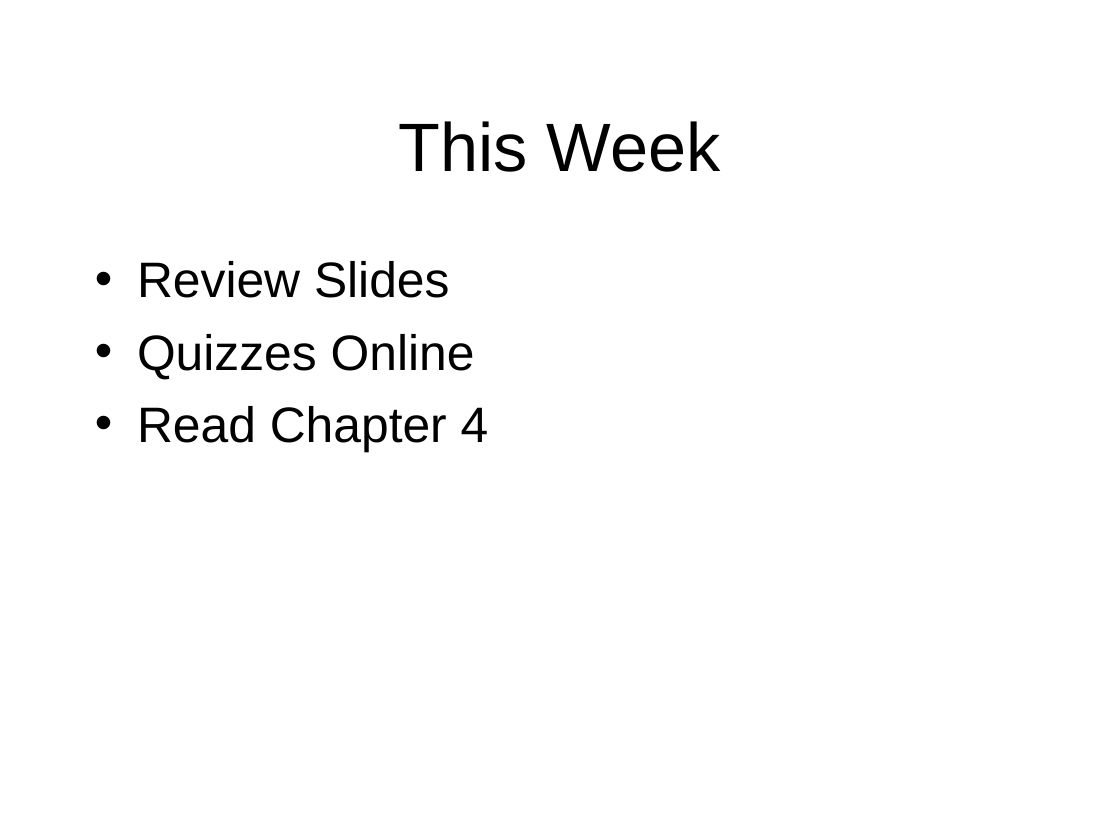
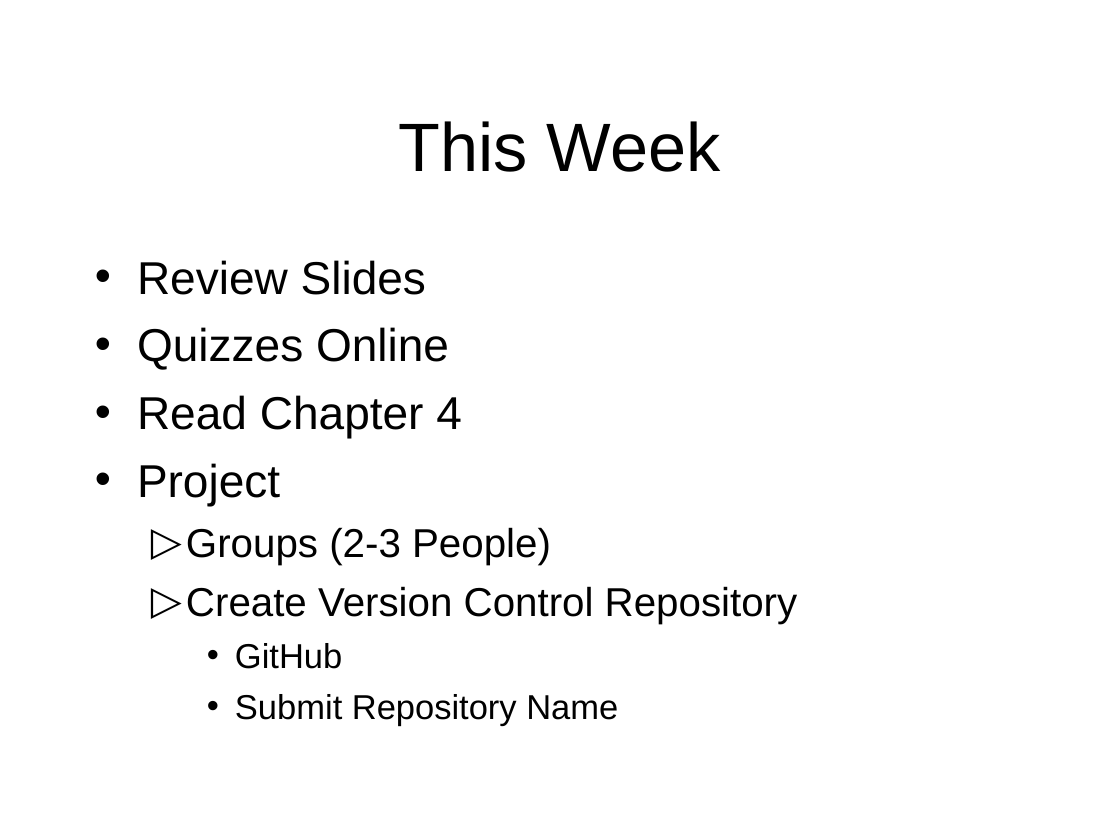
Before and after one commit to octaviordz/zjnu2017.github.io, a slide deck: slide 52 of OOAD/lectures/040--Classes.and.Objects.ppt (slide 34 before the commit). Drawn at 1120x840 pixels with LibreOffice and Linux fonts; fonts in the diff are those of the drawing. Boxes give left, top, right and bottom in pixels: in the first picture for what was removed or moved away, otherwise in the second. Text is boxed around its words. In the diff, an @@ line names an element or a change of style, - is before the commit and + after.

```diff
--- a/OOAD/lectures/040--Classes.and.Objects.ppt
+++ b/OOAD/lectures/040--Classes.and.Objects.ppt
@@ text at [137, 260, 462, 438]: size 32 to 29.6 pt in "Review Slides", "Quizzes Online", "Read Chapter 4" @@
@@ text at [137, 463, 798, 726]: paragraphs added @@
+• Project
+  ▷ Groups (2-3 People)
+  ▷ Create Version Control Repository
+    • GitHub
+    • Submit Repository Name
```
Also in this commit, not shown: 10 other slides changed, 27 slides added, 1 other file.
